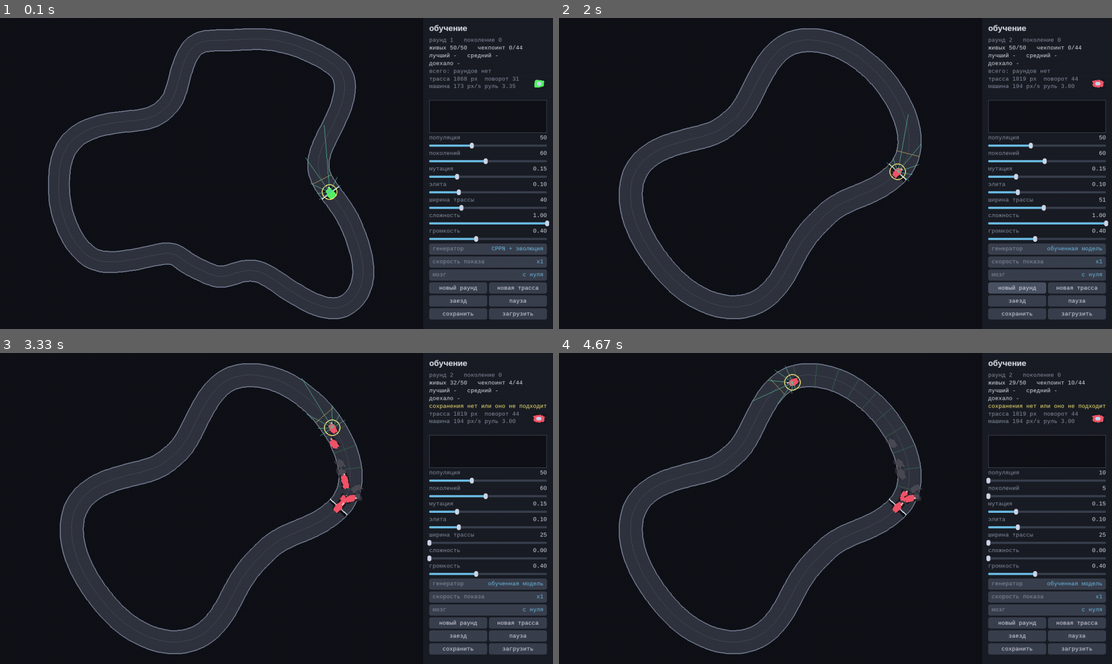
Above: before the commit, frames 1-4 (two rows, left to right).
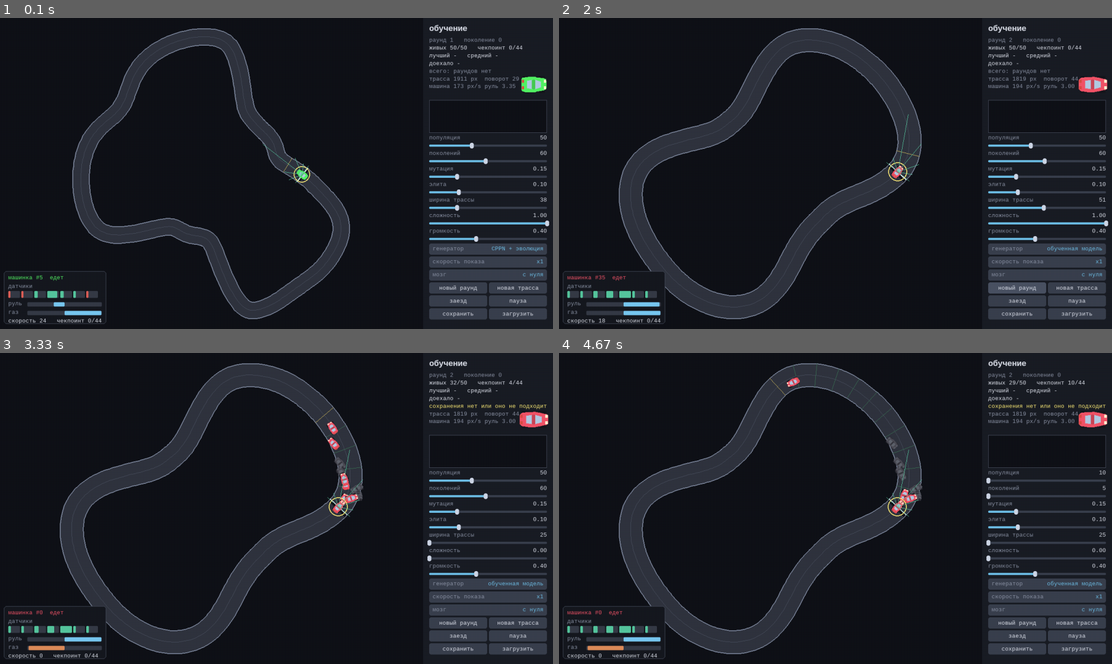
Above: after the commit, the same moments.

Repository: ALEXalesha/AiCar
Game: pygame game, started from main.py
Two runs of this game, one before a commit and one after it. Both use one fixed random seed, a clock stepped at 60 frames per second and the inputs below.
Inputs (mouse positions are in pixels of both pictures, inside the frame that each line leads up to):
- Up to frame 1 (0.1 s): no input
- Up to frame 2 (2 s): press the mouse at (835, 195) at 0.37 s; move the mouse to (769, 185) at 0.47 s; release the mouse at (702, 176) at 0.6 s; hold L 0.67-1.13 s; press the mouse at (1045, 204) at 1.2 s; move the mouse to (1045, 229) at 1.3 s; release the mouse at (1045, 254) at 1.43 s; press the mouse at (1045, 248) at 1.53 s; move the mouse to (879, 260) at 1.63 s; release the mouse at (713, 269) at 1.77 s; click "новый раунд" at 1.88 s
- Up to frame 3 (3.33 s): click "загрузить" at 2.22 s; press the mouse at (486, 555) at 2.53 s; move the mouse to (276, 542) at 2.63 s; release the mouse at (66, 533) at 2.77 s; press the mouse at (486, 539) at 2.87 s; move the mouse to (342, 489) at 2.97 s; release the mouse at (193, 443) at 3.1 s; click (320, 561) at 3.22 s
- Up to frame 4 (4.67 s): press the mouse at (879, 561) at 3.53 s; move the mouse to (946, 592) at 3.63 s; release the mouse at (1017, 620) at 3.77 s; press the mouse at (1078, 623) at 3.87 s; move the mouse to (923, 611) at 3.97 s; release the mouse at (774, 598) at 4.1 s; press the mouse at (1045, 477) at 4.2 s; move the mouse to (990, 471) at 4.3 s; release the mouse at (929, 464) at 4.43 s; press the mouse at (1045, 492) at 4.53 s; move the mouse to (852, 496) at 4.63 s

The runs differ from the first frame. In frame 1, 19% of the frame differs, in the area x 0-99%, y 3-99%; in frame 2, 1.5%; in frame 3, 1.9%; in frame 4, 1.8%.

Commit message:
Слежение за машинкой, путь заезда вместо зума, силуэт настоящей машины
Показательный заезд больше не приближает камеру: вместо этого путь
машинки накапливается и рисуется линией на общем плане, так видна
вся выбранная траектория целиком.

Клик по трассе включает слежение за машинкой: её лучи и панель
телеметрии с показаниями семи датчиков, рулём и газом. Данные берутся
ровно те же, что уходят в сеть. Когда машинка разбивается, слежение
переходит на ближайшую живую.

Силуэт переделан: кузов прямоугольнее, крыша тонкой перемычкой между
большим лобовым и задним стеклом, фары и стоп-сигналы на кончиках.
Первая версия имела огромную крышу и стёкла-полоски, из-за чего
машинка читалась как жук. Детали включаются по размеру на экране.

Ширина трассы 38 по замеру на 12 сидах: доезжают 8, в среднем за 8.5
поколений, мгновенная победа одна.

Co-Authored-By: Claude Opus 5 <noreply@anthropic.com>

Diff:
--- a/car.py
+++ b/car.py
@@ -8,18 +8,32 @@
 SPEED_BASE, SPEED_GAIN = 170.0, 90.0
 STEER_BASE, STEER_DROP = 3.4, 1.5
 MASS_MIN, MASS_MAX = 0.8, 2.5
-ASPECT_MIN, ASPECT_MAX = 1.4, 3.0
-STRETCH_MID, STRETCH_SPAN = 2.1, 0.7
+ASPECT_MIN, ASPECT_MAX = 1.8, 3.2
+STRETCH_MID, STRETCH_SPAN = 2.4, 0.6
 
 BODY_POWER = 6.0
-BODY_BUMP = 0.09
-NOSE_TAPER = 0.74
-HALF_SIZE_MIN, HALF_SIZE_MAX = 6.0, 10.0
+BODY_BUMP = 0.05
+BUMP_SMOOTH = 9
+NOSE_TAPER = 0.80
+HALF_SIZE_MIN, HALF_SIZE_MAX = 7.0, 11.5
 
-WHEEL_AT_X, WHEEL_AT_Y = 0.32, 0.54
-WHEEL_LEN, WHEEL_WIDTH = 0.30, 0.20
-COCKPIT_BACK, COCKPIT_LEN, COCKPIT_WIDTH = 0.08, 0.20, 0.24
-COCKPIT_POINTS = 14
+WHEEL_AT_X, WHEEL_AT_Y = 0.32, 0.47
+WHEEL_LEN, WHEEL_WIDTH = 0.22, 0.17
+
+CABIN_BACK, CABIN_FRONT, CABIN_HALF = -0.09, 0.06, 0.33
+CABIN_POWER, CABIN_POINTS = 6.0, 16
+GLASS_HALF = 0.29
+WINDSHIELD_TIP, WINDSHIELD_NARROW = 0.27, 0.62
+REAR_WINDOW_TIP, REAR_WINDOW_NARROW = -0.27, 0.80
+LAMP_BACK, LAMP_FRONT = 0.41, 0.475
+LAMP_AT_Y, LAMP_HALF = 0.215, 0.085
+
+
+def _smooth_ring(values, w):
+    if w <= 1:
+        return values
+    ext = np.concatenate([values[-w:], values, values[:w]])
+    return np.convolve(ext, np.ones(w) / w, mode="same")[w:-w]
 
 
 def polygon_area(pts):
@@ -51,34 +65,79 @@
     base = corner ** (-1.0 / BODY_POWER)
 
     features = cppn.angle_features(phi, cfg.CAR_CPPN_LAYERS[0])
-    bump = cppn.forward(genome, cfg.CAR_CPPN_LAYERS, features)[:, 0]
+    bump = _smooth_ring(cppn.forward(genome, cfg.CAR_CPPN_LAYERS, features)[:, 0], BUMP_SMOOTH)
     taper = 1.0 - (1.0 - NOSE_TAPER) * np.clip(np.cos(phi), 0.0, 1.0)
 
     r = base * (1.0 + BODY_BUMP * bump) * taper
     return np.stack([r * np.cos(phi), r * np.sin(phi)], axis=1)
 
 
+def _box(x0, x1, y0, y1):
+    return np.array([[x0, y0], [x1, y0], [x1, y1], [x0, y1]])
+
+
+def _trapezoid(x_near, x_far, half_near, half_far):
+    return np.array([[x_near, -half_near], [x_far, -half_far],
+                     [x_far, half_far], [x_near, half_near]])
+
+
+def _rounded_box(cx, half_l, half_w, power=CABIN_POWER, points=CABIN_POINTS):
+    t = np.linspace(0.0, 2.0 * np.pi, points, endpoint=False)
+    corner = (np.abs(np.cos(t)) / half_l) ** power + (np.abs(np.sin(t)) / half_w) ** power
+    r = corner ** (-1.0 / power)
+    return np.stack([cx + r * np.cos(t), r * np.sin(t)], axis=1)
+
+
 def wheel_polygons(length, width):
     half_l, half_w = length * WHEEL_LEN * 0.5, width * WHEEL_WIDTH * 0.5
-    box = np.array([[-half_l, -half_w], [half_l, -half_w], [half_l, half_w], [-half_l, half_w]])
+    box = _box(-half_l, half_l, -half_w, half_w)
     return [box + np.array([sx * length * WHEEL_AT_X, sy * width * WHEEL_AT_Y])
             for sx in (-1.0, 1.0) for sy in (-1.0, 1.0)]
 
 
-def cockpit_polygon(length, width):
-    t = np.linspace(0.0, 2.0 * np.pi, COCKPIT_POINTS, endpoint=False)
-    return np.stack([-COCKPIT_BACK * length + length * COCKPIT_LEN * np.cos(t),
-                     width * COCKPIT_WIDTH * np.sin(t)], axis=1)
+def cabin_polygon(length, width):
+    half_l = (CABIN_FRONT - CABIN_BACK) * 0.5 * length
+    return _rounded_box((CABIN_FRONT + CABIN_BACK) * 0.5 * length, half_l, CABIN_HALF * width)
+
+
+def windshield_polygon(length, width):
+    half = GLASS_HALF * width
+    return _trapezoid(CABIN_FRONT * length, WINDSHIELD_TIP * length, half, half * WINDSHIELD_NARROW)
+
+
+def rear_window_polygon(length, width):
+    half = GLASS_HALF * width
+    return _trapezoid(CABIN_BACK * length, REAR_WINDOW_TIP * length, half, half * REAR_WINDOW_NARROW)
+
+
+def lamp_polygons(length, width, front=True):
+    side = 1.0 if front else -1.0
+    x0, x1 = sorted((side * LAMP_BACK * length, side * LAMP_FRONT * length))
+    half = LAMP_HALF * width
+    return [_box(x0, x1, sy * LAMP_AT_Y * width - half, sy * LAMP_AT_Y * width + half)
+            for sy in (-1.0, 1.0)]
+
+
+def build_parts(shape, length, width):
+    parts = [(poly, "wheel") for poly in wheel_polygons(length, width)]
+    parts.append((shape, "body"))
+    parts.append((cabin_polygon(length, width), "cabin"))
+    parts.append((windshield_polygon(length, width), "glass"))
+    parts.append((rear_window_polygon(length, width), "glass"))
+    parts += [(poly, "head") for poly in lamp_polygons(length, width, front=True)]
+    parts += [(poly, "tail") for poly in lamp_polygons(length, width, front=False)]
+    return parts
 
 
 class Car:
-    def __init__(self, shape, wheels, cockpit, mass, accel, max_speed, max_steer, color):
+    def __init__(self, shape, parts, mass, accel, max_speed, max_steer, color):
         self.shape = shape
-        self.wheels = wheels
-        self.cockpit = cockpit
-        self.parts = list(wheels) + [shape, cockpit]
-        self.stacked = np.vstack(self.parts)
-        edges = np.cumsum([0] + [len(part) for part in self.parts])
+        self.parts = parts
+        self.wheels = [poly for poly, kind in parts if kind == "wheel"]
+        self.cockpit = next(poly for poly, kind in parts if kind == "cabin")
+        self.kinds = [kind for _, kind in parts]
+        self.stacked = np.vstack([poly for poly, _ in parts])
+        edges = np.cumsum([0] + [len(poly) for poly, _ in parts])
         self.slices = list(zip(edges[:-1], edges[1:]))
         self.mass = mass
         self.accel = accel
@@ -99,6 +158,7 @@
     length, width = 2.0 * half * stretch, 2.0 * half / stretch
 
     shape = body_outline(genome, length, width)
+    shape[:, 0] -= 0.5 * (shape[:, 0].max() + shape[:, 0].min())
     max_area = np.pi * (HALF_SIZE_MAX * 1.2) ** 2
     filled = polygon_area(shape) / max_area
     mass = MASS_MIN + (MASS_MAX - MASS_MIN) * float(np.clip(filled, 0.0, 1.0))
@@ -108,8 +168,10 @@
     max_steer = STEER_BASE - STEER_DROP * reach
     accel = max_speed * cfg.DRAG * cfg.ACCEL_FACTOR
 
-    return Car(shape, wheel_polygons(length, width), cockpit_polygon(length, width),
-               mass, accel, max_speed, max_steer, colour_from(genome))
+    extent_l = float(np.ptp(shape[:, 0]))
+    extent_w = float(np.ptp(shape[:, 1]))
+    parts = build_parts(shape, extent_l, extent_w)
+    return Car(shape, parts, mass, accel, max_speed, max_steer, colour_from(genome))
 
 
 def random_car(rng):
--- a/config.py
+++ b/config.py
@@ -30,7 +30,7 @@
 N_IN = N_RAYS + 1
 
 TRACK_POINTS = 360
-TRACK_WIDTH = 40.0
+TRACK_WIDTH = 38.0
 CHECKPOINT_STEP = 8
 R_MIN, R_MAX = 120.0, 330.0
 LEN_MIN, LEN_MAX = 1800.0, 4500.0
--- a/main.py
+++ b/main.py
@@ -54,6 +54,7 @@
         self.message_left = 0
         self.paused = False
         self.best_brain = None
+        self.watched = None
         self.last_fitness = None
         self.rounds = 0
         self.running = True
@@ -115,10 +116,12 @@
 
         self.gen = 0
         self.history = []
+        self.path = []
         self.last_fitness = None
         self.rounds += 1
         self.paused = False
         self.state = TRAINING
+        self.watched = None
         self.race = race.Race(self.track, self.field, self.car, self.brains)
 
     def say(self, text):
@@ -151,6 +154,8 @@
     def start_showcase(self):
         self.state = SHOWCASE
         self.race = race.Race(self.track, self.field, self.car, self.best_brain[None, :])
+        self.watched = 0
+        self.path = [self.race.pos[0].copy()]
 
     def wrecks(self):
         return int((~self.race.alive & (self.race.finish_step < 0)).sum())
@@ -161,10 +166,13 @@
             return
 
         wrecks_before, finished_before = self.wrecks(), self.race.n_finished
+        tracing = self.state == SHOWCASE
         for _ in range(self.speed or cfg.STEPS_PER_GEN):
             if self.race.done:
                 break
             self.race.step()
+            if tracing:
+                self.path.append(self.race.pos[0].copy())
         self.play_sounds(wrecks_before, finished_before)
 
         if not self.race.done:
@@ -197,8 +205,14 @@
             self.new_round(new_car=False)
         elif code == pygame.K_s and self.best_brain is not None:
             self.start_showcase()
+        elif code == pygame.K_l:
+            self.watched = None
         elif pygame.K_1 <= code <= pygame.K_4:
             self.ui.widgets["speed"].index = code - pygame.K_1
+
+    def click_field(self, pos):
+        if self.view.collidepoint(pos):
+            self.watched = self.race.nearest_to(self.camera.to_world(pos))
 
     def apply_buttons(self):
         if self.ui.clicked("round"):
@@ -233,21 +247,35 @@
         self.race = race.Race(self.track, self.field, self.car, self.brains)
         self.say("мозг загружен, поколение перезапущено")
 
+    def telemetry(self):
+        index = self.race.watch(self.watched)
+        self.watched = index
+        obs = self.race.observe()
+        action = brain.forward(self.race.brains, obs)
+        return {
+            "index": index,
+            "alive": bool(self.race.alive[index]),
+            "finished": bool(self.race.finish_step[index] >= 0),
+            "rays": obs[index, :cfg.N_RAYS],
+            "speed": float(self.race.speed[index]),
+            "steer": float(action[index, 0]),
+            "throttle": float(action[index, 1]),
+            "cp": f"{int(self.race.cp[index])}/{self.track.n_checkpoints - 1}",
+        }
+
     def draw_field(self):
-        if self.state in (SHOWCASE, DONE):
-            self.camera.follow(self.race.pos[0], render.SHOWCASE_SCALE)
-        else:
-            self.camera.fit(self.track.lo, self.track.hi)
+        self.camera.fit(self.track.lo, self.track.hi)
 
         render.draw_track(self.screen, self.camera, self.track)
         render.draw_checkpoints(self.screen, self.camera, self.track, int(self.race.cp.max()))
-
-        leader = self.race.leader
-        render.draw_cars(self.screen, self.camera, self.race, self.car, leader)
-        if self.race.alive[leader]:
-            rays = self.race.observe()[leader, :cfg.N_RAYS] * cfg.RAY_MAX
-            render.draw_rays(self.screen, self.camera, self.race.pos[leader],
-                             self.race.angle[leader], rays)
+        if self.state in (SHOWCASE, DONE):
+            render.draw_path(self.screen, self.camera, self.path, render._lighter(self.car.color))
+
+        watch = self.telemetry()
+        render.draw_cars(self.screen, self.camera, self.race, self.car, watch["index"])
+        render.draw_rays(self.screen, self.camera, self.race.pos[watch["index"]],
+                         self.race.angle[watch["index"]], watch["rays"] * cfg.RAY_MAX)
+        render.draw_telemetry(self.screen, self.view, self.font, self.car, watch)
 
     def draw_stats(self):
         x = self.panel_rect.left + self.ui.pad
@@ -286,7 +314,7 @@
              render.TEXT_DIM, 17)
         line(f"машина {self.car.max_speed:.0f} px/s руль {self.car.max_steer:.2f}",
              render.TEXT_DIM, 17)
-        render.draw_car_badge(self.screen, self.car, (self.panel_rect.right - 30, y - 16), 1.2)
+        render.draw_car_badge(self.screen, self.car, (self.panel_rect.right - 44, y - 14), 2.4)
 
     def draw_panel(self):
         pygame.draw.rect(self.screen, render.PANEL_BG, self.panel_rect)
@@ -301,6 +329,9 @@
                     self.running = False
                 elif event.type == pygame.KEYDOWN:
                     self.key(event.key)
+                elif event.type == pygame.MOUSEBUTTONDOWN and event.button == 1:
+                    self.click_field(event.pos)
+                    self.ui.handle(event)
                 else:
                     self.ui.handle(event)
             self.apply_buttons()
--- a/race.py
+++ b/race.py
@@ -85,6 +85,21 @@
     def leader(self):
         return int(np.argmax(self.fitness()))
 
+    def nearest_alive(self, index):
+        alive = np.flatnonzero(self.alive)
+        if not len(alive):
+            return index
+        gap = np.linalg.norm(self.pos[alive] - self.pos[index], axis=1)
+        return int(alive[int(np.argmin(gap))])
+
+    def nearest_to(self, point):
+        return int(np.argmin(np.linalg.norm(self.pos - np.asarray(point, dtype=float), axis=1)))
+
+    def watch(self, index):
+        if index is None or not 0 <= index < self.n:
+            return self.leader
+        return index if self.alive[index] else self.nearest_alive(index)
+
 
 def run(trk, fld, vehicle, brains):
     race = Race(trk, fld, vehicle, brains)
--- a/render.py
+++ b/render.py
@@ -14,13 +14,26 @@
 DEAD_CAR = (74, 74, 84)
 WHEEL = (22, 23, 29)
 DEAD_WHEEL = (46, 46, 54)
-GLASS = (196, 214, 232)
+GLASS = (178, 202, 226)
+HEADLIGHT = (255, 246, 212)
+TAILLIGHT = (218, 76, 68)
+DEAD_GLASS = (94, 98, 108)
+
+DETAIL_PX = {"wheel": 0.0, "body": 0.0, "cabin": 10.0, "glass": 10.0, "head": 26.0, "tail": 26.0}
 RAY_LINE = (86, 198, 158)
 LEADER_RING = (255, 238, 120)
 TEXT = (222, 226, 236)
 TEXT_DIM = (138, 146, 164)
 
-SHOWCASE_SCALE = 2.4
+PATH_WIDTH = 2
+
+HUD_W, HUD_H, HUD_PAD = 236, 122, 12
+HUD_BG = (22, 25, 32)
+BAR_BG = (54, 59, 71)
+BAR_NEAR = (222, 96, 88)
+BAR_FAR = (86, 198, 158)
+BAR_GAS = (120, 200, 240)
+BAR_BRAKE = (222, 140, 90)
 
 
 class Camera:
@@ -91,30 +104,37 @@
     return tuple(int(c * (1.0 - k)) for c in colour)
 
 
-def draw_one_car(surf, cam, veh, pos, angle, body, wheel, glass=None):
+def palette(veh, crashed=False):
+    if crashed:
+        return {"wheel": DEAD_WHEEL, "body": DEAD_CAR, "cabin": _darker(DEAD_CAR, 0.25),
+                "glass": DEAD_GLASS, "head": DEAD_GLASS, "tail": DEAD_GLASS}
+    return {"wheel": WHEEL, "body": veh.color, "cabin": _darker(veh.color, 0.16),
+            "glass": GLASS, "head": HEADLIGHT, "tail": TAILLIGHT}
+
+
+def draw_one_car(surf, cam, veh, pos, angle, colours, px):
     pts = _poly(cam, car_polygon(veh.stacked, pos, angle))
-    colours = [wheel] * 4 + [body, glass]
-    for (start, end), colour in zip(veh.slices, colours):
-        if colour is not None:
-            pygame.draw.polygon(surf, colour, pts[start:end])
+    for (start, end), kind in zip(veh.slices, veh.kinds):
+        if px >= DETAIL_PX[kind]:
+            pygame.draw.polygon(surf, colours[kind], pts[start:end])
 
 
 def draw_cars(surf, cam, r, veh, leader=None):
     crashed = ~r.alive & (r.finish_step < 0)
-    detailed = cam.scale * veh.length > 26.0
-    glass = GLASS if detailed else None
+    px = cam.scale * veh.length
+    dead, live = palette(veh, True), palette(veh, False)
 
     for i in range(r.n):
         if crashed[i]:
-            draw_one_car(surf, cam, veh, r.pos[i], r.angle[i], DEAD_CAR, DEAD_WHEEL)
+            draw_one_car(surf, cam, veh, r.pos[i], r.angle[i], dead, px)
 
     nose = nose_point(veh)[None, :]
     tip = _lighter(veh.color)
     for i in range(r.n):
         if crashed[i]:
             continue
-        draw_one_car(surf, cam, veh, r.pos[i], r.angle[i], veh.color, WHEEL, glass)
-        if not detailed:
+        draw_one_car(surf, cam, veh, r.pos[i], r.angle[i], live, px)
+        if px < DETAIL_PX["cabin"]:
             x, y = cam.to_screen(car_polygon(nose, r.pos[i], r.angle[i]))[0]
             pygame.draw.circle(surf, tip, (int(x), int(y)), 2)
 
@@ -122,6 +142,12 @@
         x, y = cam.to_screen(r.pos[leader])[0]
         radius = max(6, int(veh.length * cam.scale * 0.8))
         pygame.draw.circle(surf, LEADER_RING, (int(x), int(y)), radius, 2)
+
+
+def draw_path(surf, cam, points, colour, width=PATH_WIDTH):
+    if len(points) < 2:
+        return
+    pygame.draw.lines(surf, colour, False, _poly(cam, np.asarray(points)), width)
 
 
 def draw_rays(surf, cam, pos, angle, rays):
@@ -132,7 +158,55 @@
         pygame.draw.line(surf, RAY_LINE, origin, tip, 1)
 
 
-def draw_car_badge(surf, veh, at, scale):
-    pts = (veh.stacked * scale + np.asarray(at, dtype=float)).astype(np.int32).tolist()
-    for (start, end), colour in zip(veh.slices, [WHEEL] * 4 + [veh.color, GLASS]):
-        pygame.draw.polygon(surf, colour, pts[start:end])
+def _bar(surf, rect, share, colour, centred=False):
+    pygame.draw.rect(surf, BAR_BG, rect, border_radius=2)
+    if centred:
+        half = rect.width * 0.5
+        length = int(abs(share) * half)
+        left = rect.centerx if share >= 0 else rect.centerx - length
+        pygame.draw.rect(surf, colour, pygame.Rect(left, rect.top, max(length, 1), rect.height),
+                         border_radius=2)
+    else:
+        pygame.draw.rect(surf, colour, pygame.Rect(rect.left, rect.top,
+                                                   max(int(share * rect.width), 1), rect.height),
+                         border_radius=2)
+
+
+def draw_telemetry(surf, view, font, veh, watch):
+    box = pygame.Rect(view.left + HUD_PAD, view.bottom - HUD_H - HUD_PAD, HUD_W, HUD_H)
+    pygame.draw.rect(surf, HUD_BG, box, border_radius=6)
+    pygame.draw.rect(surf, MIDLINE, box, 1, border_radius=6)
+
+    x, y = box.left + 10, box.top + 8
+    state = "едет" if watch["alive"] else ("финиш" if watch["finished"] else "разбилась")
+    surf.blit(font.render(f"машинка #{watch['index']}  {state}", True, veh.color), (x, y))
+    y += 20
+
+    surf.blit(font.render("датчики", True, TEXT_DIM), (x, y))
+    y += 18
+    slot = (HUD_W - 20) // cfg.N_RAYS
+    for i, value in enumerate(watch["rays"]):
+        share = float(np.clip(value, 0.0, 1.0))
+        colour = BAR_NEAR if share < 0.25 else BAR_FAR
+        height = 16
+        rect = pygame.Rect(x + i * slot, y, slot - 3, height)
+        _bar(surf, rect, share, colour)
+    y += 24
+
+    for label, value, colour in (("руль", watch["steer"], BAR_GAS),
+                                 ("газ", watch["throttle"],
+                                  BAR_GAS if watch["throttle"] >= 0 else BAR_BRAKE)):
+        surf.blit(font.render(label, True, TEXT_DIM), (x, y - 2))
+        _bar(surf, pygame.Rect(x + 44, y + 2, HUD_W - 64, 10), float(value), colour, centred=True)
+        y += 20
+
+    surf.blit(font.render(f"скорость {watch['speed']:.0f}   чекпоинт {watch['cp']}",
+                          True, TEXT), (x, y - 2))
+
+
+def draw_car_badge(surf, veh, at, scale, angle=0.0):
+    spun = car_polygon(veh.stacked, np.asarray(at, dtype=float) / scale, angle) * scale
+    pts = spun.astype(np.int32).tolist()
+    colours = palette(veh)
+    for (start, end), kind in zip(veh.slices, veh.kinds):
+        pygame.draw.polygon(surf, colours[kind], pts[start:end])
--- a/stats.py
+++ b/stats.py
@@ -89,10 +89,7 @@
 def summary(totals):
     if not totals["rounds"]:
         return "всего: раундов нет"
-    average = average_gens_to_finish(totals)
-    parts = [f"раундов {totals['rounds']}", f"доехало {totals['finished']}"]
+    line = f"всего {totals['rounds']}  доехало {totals['finished']}"
     if totals["best_time"] is not None:
-        parts.append(f"рекорд {totals['best_time']:.1f} с")
-    if average is not None:
-        parts.append(f"в среднем {average:.1f} пок")
-    return "всего: " + ", ".join(parts)
+        line += f"  рек {totals['best_time']:.1f}с"
+    return line
--- a/tests/test_race.py
+++ b/tests/test_race.py
@@ -192,3 +192,53 @@
     r = race.run(trk, fld, veh, brains)
     assert r.fitness().max() > 0.0
     assert r.cp.max() >= 1
+
+
+def watchable(n=6):
+    trk, fld, veh, _ = setup(n=n)
+    r = race.Race(trk, fld, veh, np.zeros((n, brain.genome_size())))
+    r.pos[:] = np.stack([np.arange(n) * 50.0, np.zeros(n)], axis=1)
+    return r
+
+
+def test_nearest_alive_picks_the_closest_living_car():
+    r = watchable()
+    r.alive[:] = [False, False, True, False, True, True]
+    assert r.nearest_alive(0) == 2
+    assert r.nearest_alive(3) == 2
+
+
+def test_nearest_alive_keeps_the_index_when_nobody_is_left():
+    r = watchable()
+    r.alive[:] = False
+    assert r.nearest_alive(4) == 4
+
+
+def test_nearest_to_finds_the_car_by_position():
+    r = watchable()
+    assert r.nearest_to((199.0, 0.0)) == 4
+    assert r.nearest_to((-500.0, 0.0)) == 0
+
+
+def test_watch_keeps_a_living_car():
+    r = watchable()
+    assert r.watch(3) == 3
+
+
+def test_watch_switches_away_from_a_dead_car():
+    r = watchable()
+    r.alive[3] = False
+    assert r.watch(3) in (2, 4)
+
+
+def test_watch_without_a_choice_follows_the_leader():
+    r = watchable()
+    r.cp[:] = [0, 0, 0, 9, 0, 0]
+    assert r.watch(None) == 3
+
+
+def test_watch_ignores_an_index_out_of_range():
+    r = watchable()
+    r.cp[:] = [0, 0, 0, 0, 7, 0]
+    assert r.watch(99) == 4
+    assert r.watch(-1) == 4
--- a/tests/test_stats.py
+++ b/tests/test_stats.py
@@ -136,4 +136,17 @@
 def test_summary_reports_the_record():
     totals = stats.record_round(dict(stats.EMPTY), [Gen(1, 11.25)])
     text = stats.summary(totals)
-    assert "раундов 1" in text and "11.2" in text
+    assert "всего 1" in text and "11.2" in text
+
+
+def test_summary_fits_the_panel():
+    import os
+    os.environ.setdefault("SDL_VIDEODRIVER", "dummy")
+    import pygame
+
+    import config as cfg
+
+    pygame.init()
+    font = pygame.font.SysFont("consolas", 15)
+    totals = dict(stats.EMPTY, rounds=999, finished=999, best_time=123.45)
+    assert font.size(stats.summary(totals))[0] <= cfg.PANEL_W - 28
Not shown, changed: README.md
Binary file changed: docs/preview_cars.png
Binary file changed: docs/preview_game.png
Binary file changed: docs/preview_showcase.png
Not shown, changed: docs/modules/main.md
Not shown, changed: docs/modules/render.md
